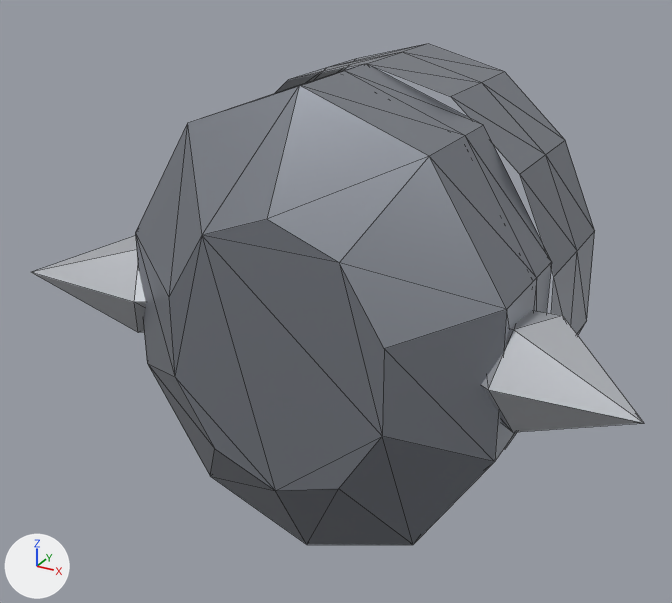
An edit to the glTF model client/public/models/armour/helm_horned.glb, drawn before and after from the same camera.
Camera for both pictures: a camera (50 mm lens) standing at (0.727, -4.069, 0.758) and looking at (-0.032, -2.689, 0.068). The axes (+X, +Y, +Z) are drawn at lower left. The lights are the same throughout. The first picture is the older version. Mesh edges are drawn as thin lines. Vertices at exactly the same position are counted once.

Before the edit, the objects in view are built like this:
```python
me_head_002 = bpy.data.meshes.new('Head.002')
me_head_002.from_pydata(...)  # 154 vertices, 244 faces; spans x -0.567..0.567, y -2.96..-2.38, z -0.353..0.493
# faces by material slot: [160, 84]
me_head_002.materials.append(mat_darksteel)
me_head_002.materials.append(mat_steel)
ob_head = bpy.data.objects.new('Head', me_head_002)
ob_head.location = (0.0, 0.0, 0.0)
```
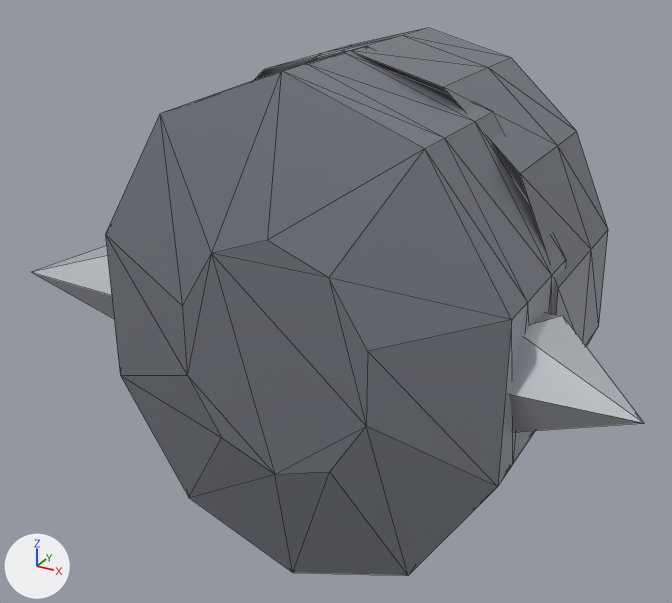
Boxes (x1, y1, x2, y2) around the edits, measured in the pictures (672 x 603 px):
'Head', reshaped (9% taller): before (31, 44, 644, 545); after (31, 28, 644, 575)
part 1 of me_head_002, rebuilt: before (135, 44, 595, 545); after (105, 51, 566, 575)
part 2 of me_head_002, added: after (254, 28, 608, 347)

Diff of the bpy script that builds the scene:
```diff
--- a/client/public/models/armour/helm_horned.glb.py
+++ b/client/public/models/armour/helm_horned.glb.py
@@ me_head_002 @@
 # used by ob_head; location = (0.0, 0.0, 0.0)
-me_head_002.from_pydata(...)  # 154 vertices, 244 faces; spans x -0.567..0.567, y -2.96..-2.38, z -0.353..0.493
+me_head_002.from_pydata(...)  # 165 vertices, 264 faces; spans x -0.567..0.567, y -2.96..-2.38, z -0.382..0.522
+# me_head_002 part 1: the loose piece of 72 vertices spanning x -0.359..0.359, y -2.96..-2.38, z -0.353..0.493 is rebuilt with 50 vertices and now spans x -0.371..0.371, y -2.96..-2.64, z -0.382..0.522
+# me_head_002 part 2: a new loose piece of 33 vertices spanning x -0.383..0.383, y -2.7..-2.38, z -0.196..0.522, in mat_darksteel
 me_head_002.materials.append(mat_darksteel)
```
